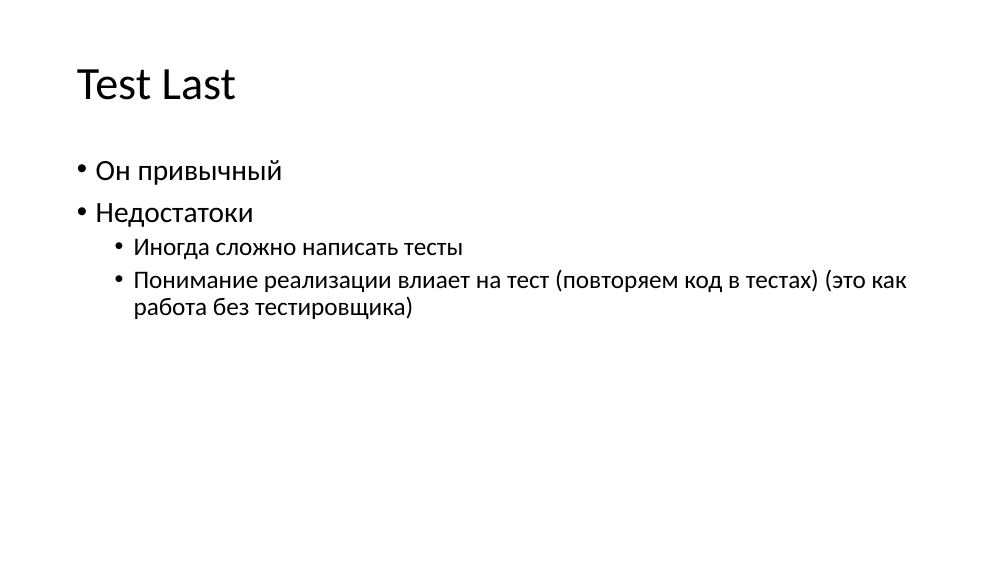
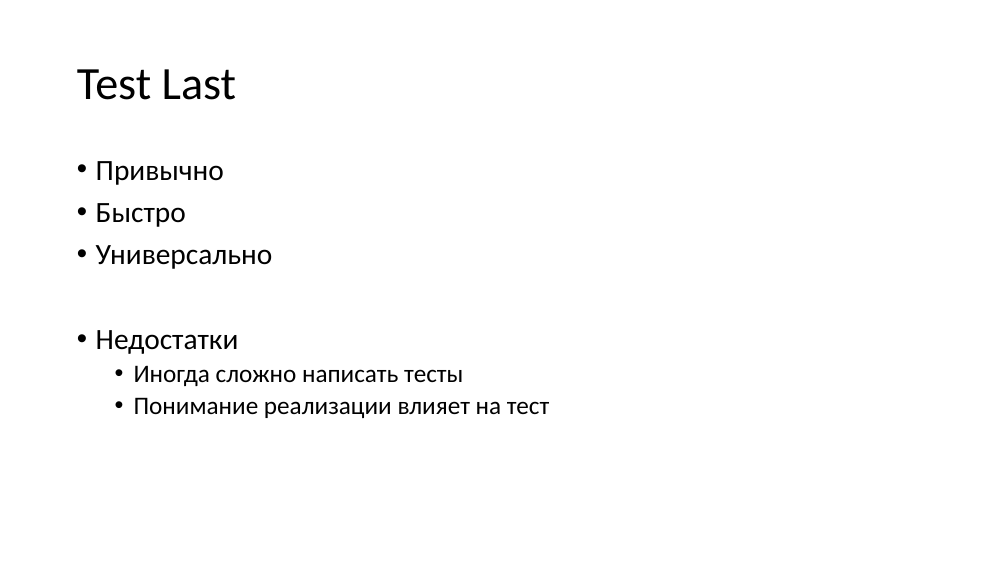
Before and after one commit to kugushev/presentations, a slide deck: slide 4 of Presentation.pptx. Drawn at 1008x567 pixels with LibreOffice and Linux fonts; fonts in the diff are those of the drawing. Boxes give left, top, right and bottom in pixels: in the first picture for what was removed or moved away, otherwise in the second. Text is boxed around its words. In the diff, an @@ line names an element or a change of style, - is before the commit and + after.

```diff
--- a/Presentation.pptx
+++ b/Presentation.pptx
@@ text at (x1=96, y1=161, x2=273, y2=354): text changed @@
-• Он привычный
-• Недостатоки
+• Привычно
+• Быстро
+• Универсально
+• Недостатки
@@ text at (x1=134, y1=397, x2=549, y2=418): text changed @@
-  • Понимание реализации влиает на тест (повторяем код в тестах) (это как работа без тестировщика)
+  • Понимание реализации влияет на тест
```
Also in this commit, not shown: 6 other slides changed, 1 other file.
